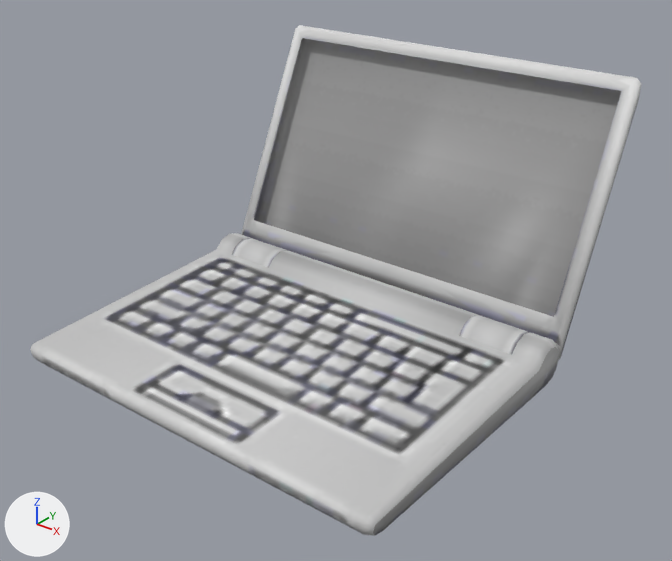
The FBX model el_escape_de_cactus/Assets/FBX/Models/Scenes/laptop.fbx, before and after one commit.
Both versions are drawn from a 50 mm lens placed at (0.449, -0.501, 0.41), pointed at (0.018, 0.038, 0.075). The lights are fixed; the arrows at lower left show +X, +Y and +Z. Where no turn or scale is listed for an object, it has been applied to the vertices.

In view in the first picture: 'Laptop'.
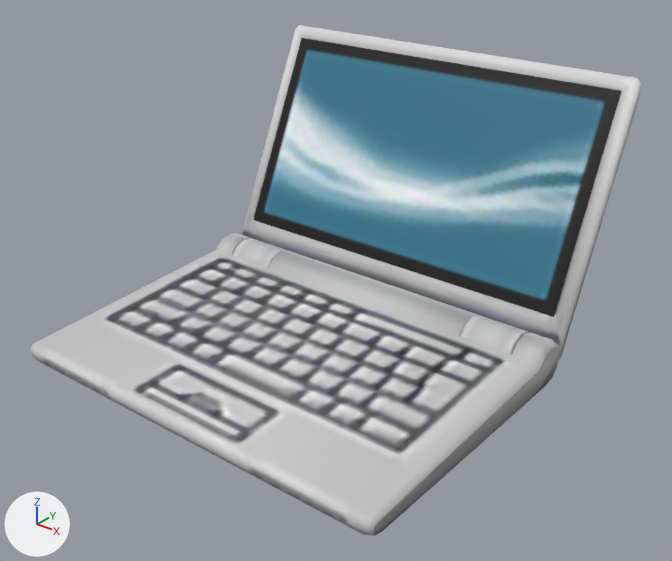
Patch to the scene script:
```diff
--- a/el_escape_de_cactus/Assets/FBX/Models/Scenes/laptop.fbx.py
+++ b/el_escape_de_cactus/Assets/FBX/Models/Scenes/laptop.fbx.py
@@ img_rmk_oth_laptop_0_png @@
+img_rmk_oth_laptop_0_png = load_image('rmk_oth_laptop_0.png', '../../Textures/rmk_oth_laptop_0.png', 128, 64, 'sRGB')
@@ img_rmk_oth_laptop_1_png @@
+img_rmk_oth_laptop_1_png = load_image('rmk_oth_laptop_1.png', '../../Textures/rmk_oth_laptop_1.png', 128, 64, 'sRGB')
@@ mat_tp_m @@
+mat_tp_m = principled_material('tp_m')
+mat_tp_m.texture = img_rmk_oth_laptop_0_png
@@ mat_tp_m1 @@
+mat_tp_m1 = principled_material('tp_m1')
+mat_tp_m1.texture = img_rmk_oth_laptop_1_png
@@ me_monitor_off @@
+me_monitor_off.from_pydata(...)  # 6 vertices, 2 faces; spans x -0.167..0.167, y 0.136..0.215, z 0.051..0.221
+me_monitor_off.materials.append(mat_tp_m)  # picture img_rmk_oth_laptop_0_png
@@ me_monitor_on @@
+me_monitor_on.from_pydata(...)  # 6 vertices, 2 faces; spans x -0.167..0.167, y 0.135..0.215, z 0.051..0.222
+me_monitor_on.materials.append(mat_tp_m1)  # picture img_rmk_oth_laptop_1_png
@@ ob_monitor_off @@
+ob_monitor_off = bpy.data.objects.new('monitor_off', me_monitor_off)
+ob_monitor_off.location = (0.0, 0.0, 0.0)
@@ ob_monitor_on @@
+ob_monitor_on = bpy.data.objects.new('monitor_on', me_monitor_on)
+ob_monitor_on.location = (0.0, 0.0, 0.0)
```

Pixel boxes [x1, y1, x2, y2] of what changed, in the pictures (672 x 561 px):
'monitor_on', added (cyan)
    after: [254, 38, 621, 317]
'monitor_off', added
    after: [554, 94, 621, 314]
